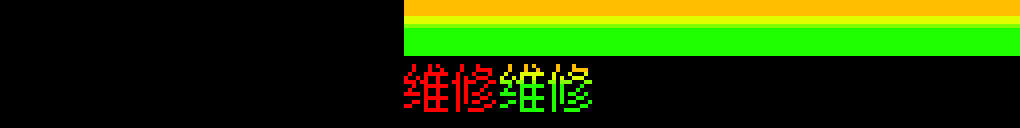
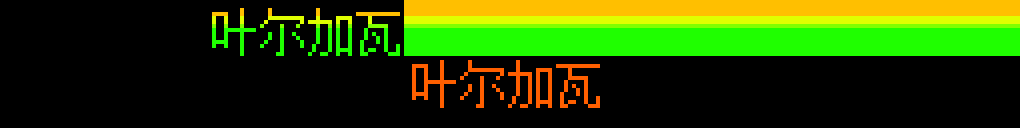
Revision of a layered 1020×128 image; what changed, layer by layer:
hid "图层 4" over <box>500,64,592,112</box>
hid "当地民兵", moved it above "图层 5" over <box>404,64,496,112</box>
added layer "图层 5" above "叶尔加瓦" over <box>212,8,400,56</box>
added layer "叶尔加瓦" above "里加" over <box>412,60,600,108</box>
